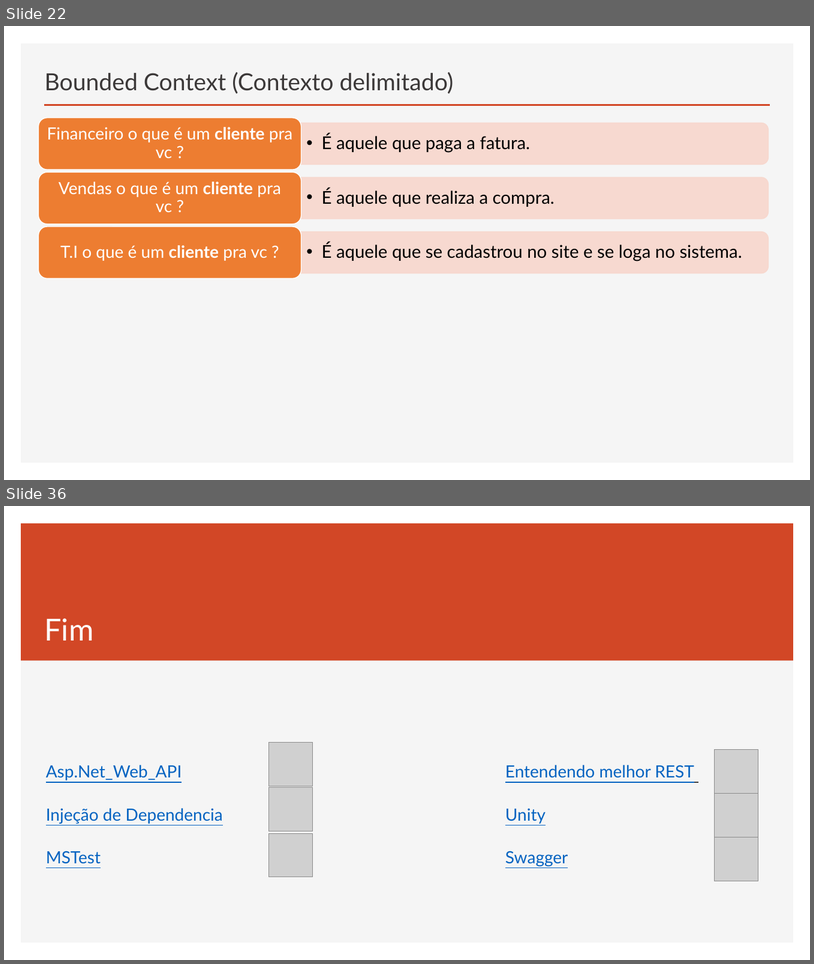
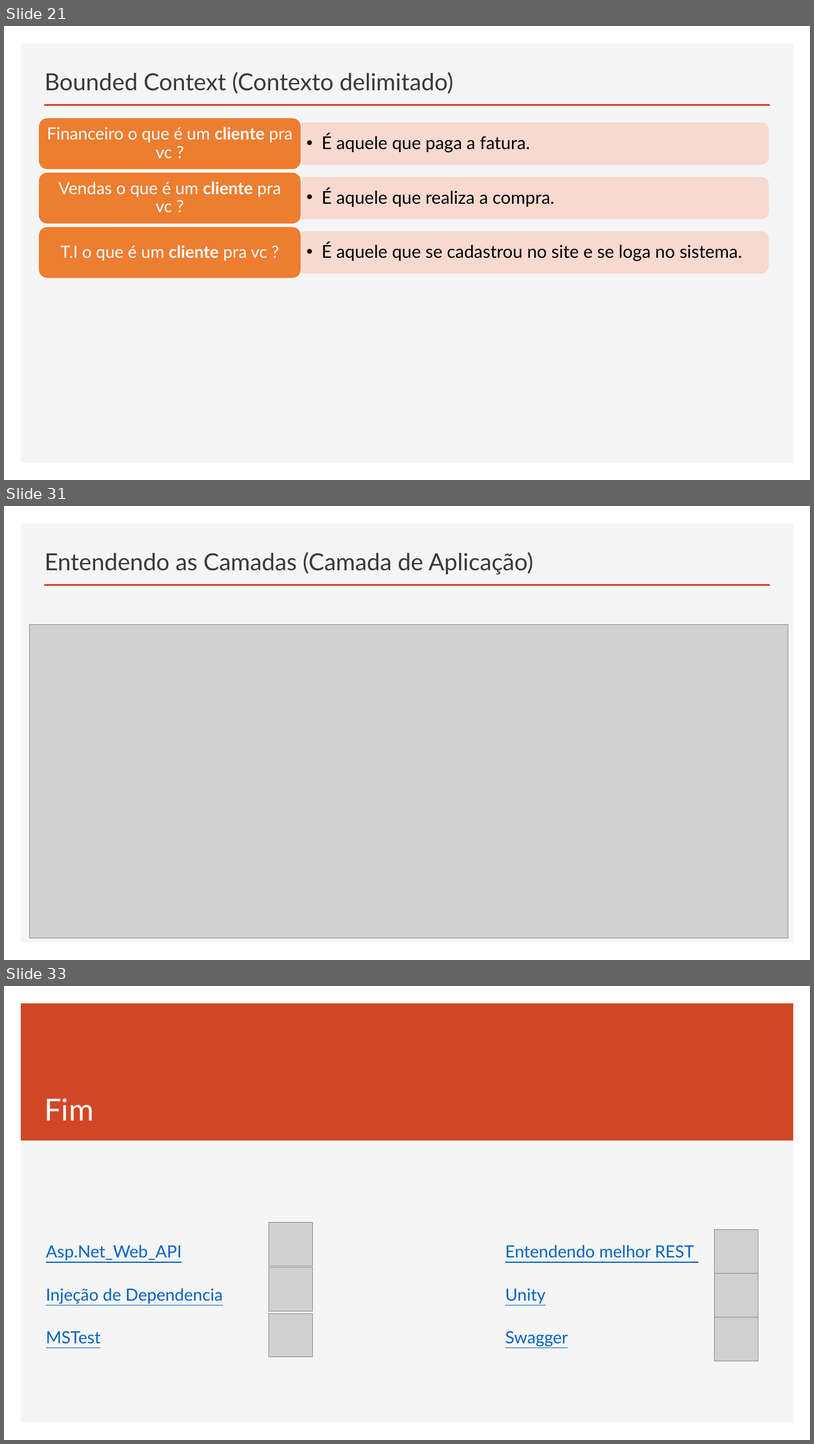
Before and after one commit to govinda777/Curso_Web_API_DOC, a slide deck: Curso Web API Parte 2.pptx. Shown one above the other, each under a label of ours: slides 22 and 36 before the commit, slides 21, 31 and 33 after it; the slides between them are not shown. The pictures are 814x964 and 814x1444 pixels, drawn with LibreOffice and Linux fonts; fonts in the diff are those of the drawing; grey boxes stand for pictures. Boxes give left, top, right and bottom in pixels: in the first picture for what was removed or moved away, otherwise in the second. Text is boxed around its words. In the diff, an @@ line names an element or a change of style, - is before the commit and + after.

```diff
--- a/Curso Web API Parte 2.pptx
+++ b/Curso Web API Parte 2.pptx
@@ slide 31 added at <box>4,506,810,960</box>, background #FFFFFF; not listed: 2 template elements that a slide beside it also shows @@
@@ title added at <box>45,552,534,574</box>, 28 pt, text #3B3838 @@
+Entendendo as Camadas (Camada de Aplicação)
@@ picture added at <box>29,625,789,938</box> @@
@@ what was slide 22 is now slide 21 @@
@@ what was slide 36 is now slide 33 @@
```
Also in this commit, not shown: 1 slide changed, 10 other slides added, 14 slides removed.
